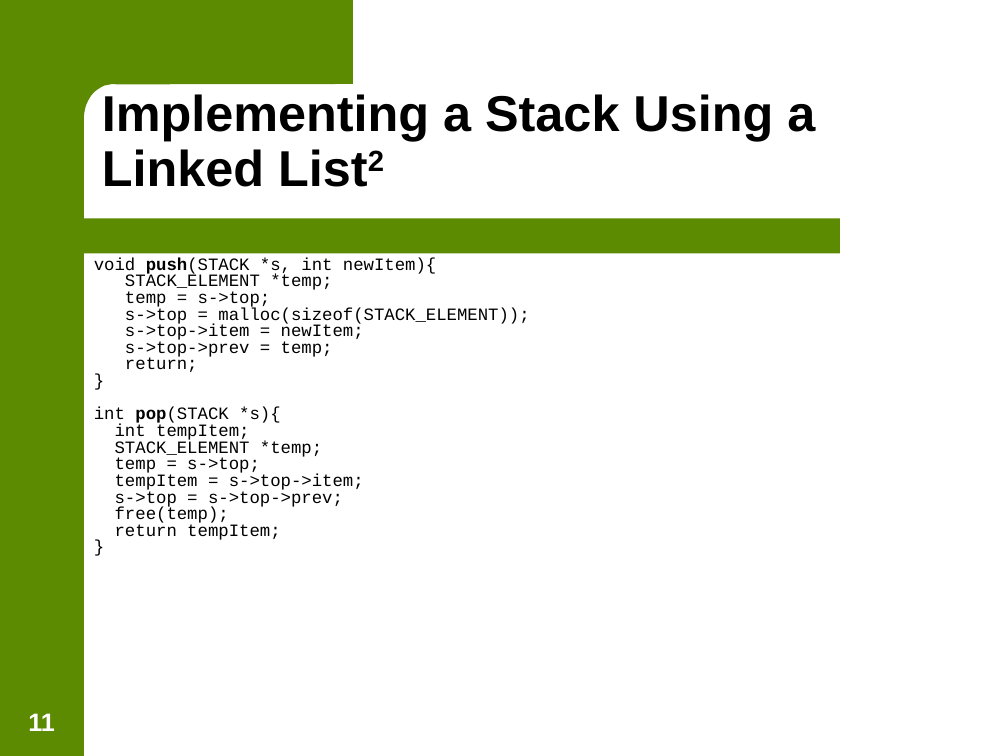
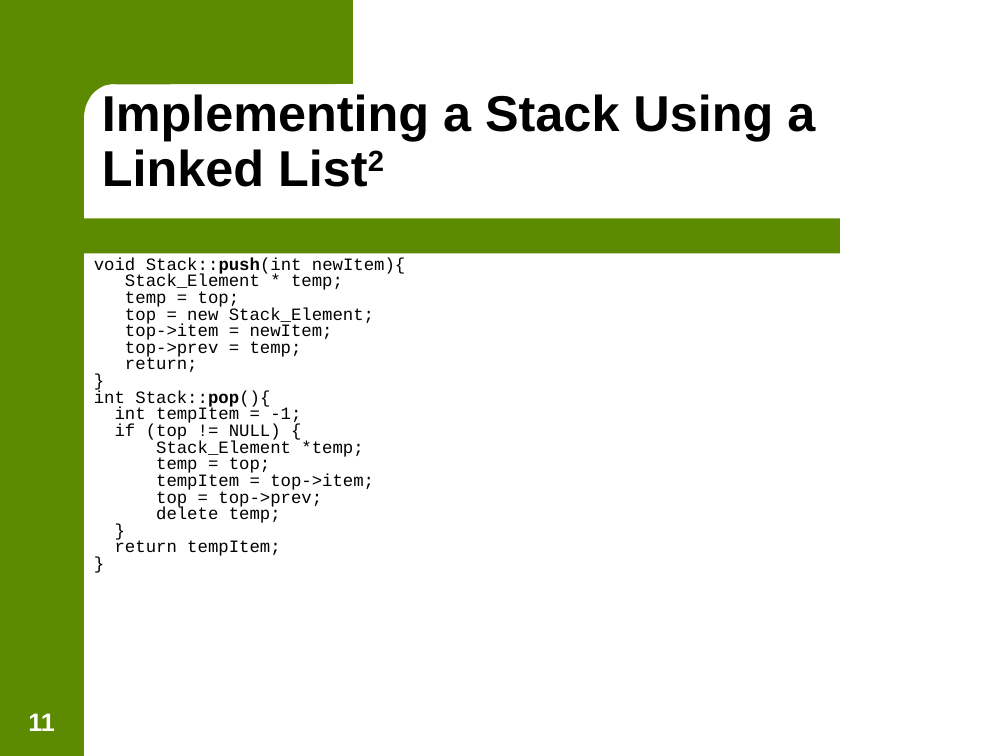
Before and after one commit to jasongraalum/NB_2018, a slide deck: slide 11 of Summer/Material/Lecture_Slides/Lecture 10 - Stacks and Queues.ppt. Drawn at 1008x756 pixels with LibreOffice and Linux fonts; fonts in the diff are those of the drawing; background and template pictures are left out. Boxes give left, top, right and bottom in pixels: in the first picture for what was removed or moved away, otherwise in the second. Text is boxed around its words. In the diff, an @@ line names an element or a change of style, - is before the commit and + after.

Commit message:
Updated Stack and Queue slides to C++ syntax

```diff
--- a/Summer/Material/Lecture_Slides/Lecture 10 - Stacks and Queues.ppt
+++ b/Summer/Material/Lecture_Slides/Lecture 10 - Stacks and Queues.ppt
@@ text at bbox=[94, 258, 405, 359]: text changed @@
-void push(STACK *s, int newItem){
-STACK_ELEMENT *temp;
-temp = s->top;
-s->top = malloc(sizeof(STACK_ELEMENT));
-s->top->item = newItem;
-s->top->prev = temp;
+void Stack::push(int newItem){
+Stack_Element * temp;
+temp = top;
+top = new Stack_Element;
+top->item = newItem;
+top->prev = temp;
@@ text at bbox=[94, 391, 374, 523]: text changed @@
-int pop(STACK *s){
-int tempItem;
-STACK_ELEMENT *temp;
-temp = s->top;
-tempItem = s->top->item;
-s->top = s->top->prev;
-free(temp);
+int Stack::pop(){
+int tempItem = -1;
+if (top != NULL) {
+Stack_Element *temp;
+temp = top;
+tempItem = top->item;
+top = top->prev;
+delete temp;
+}
```
Also in this commit, not shown: 9 other slides changed, 9 other files.
